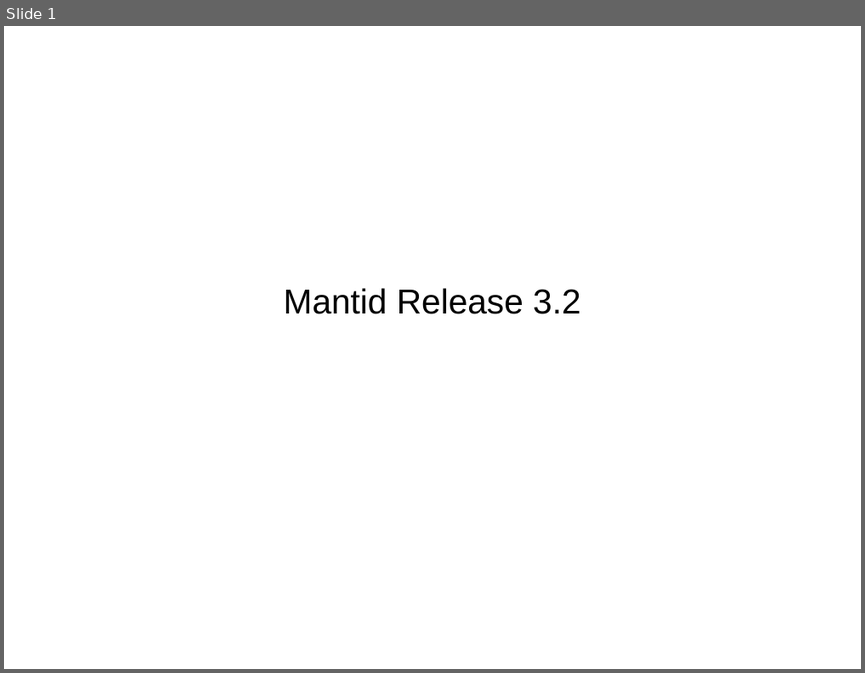
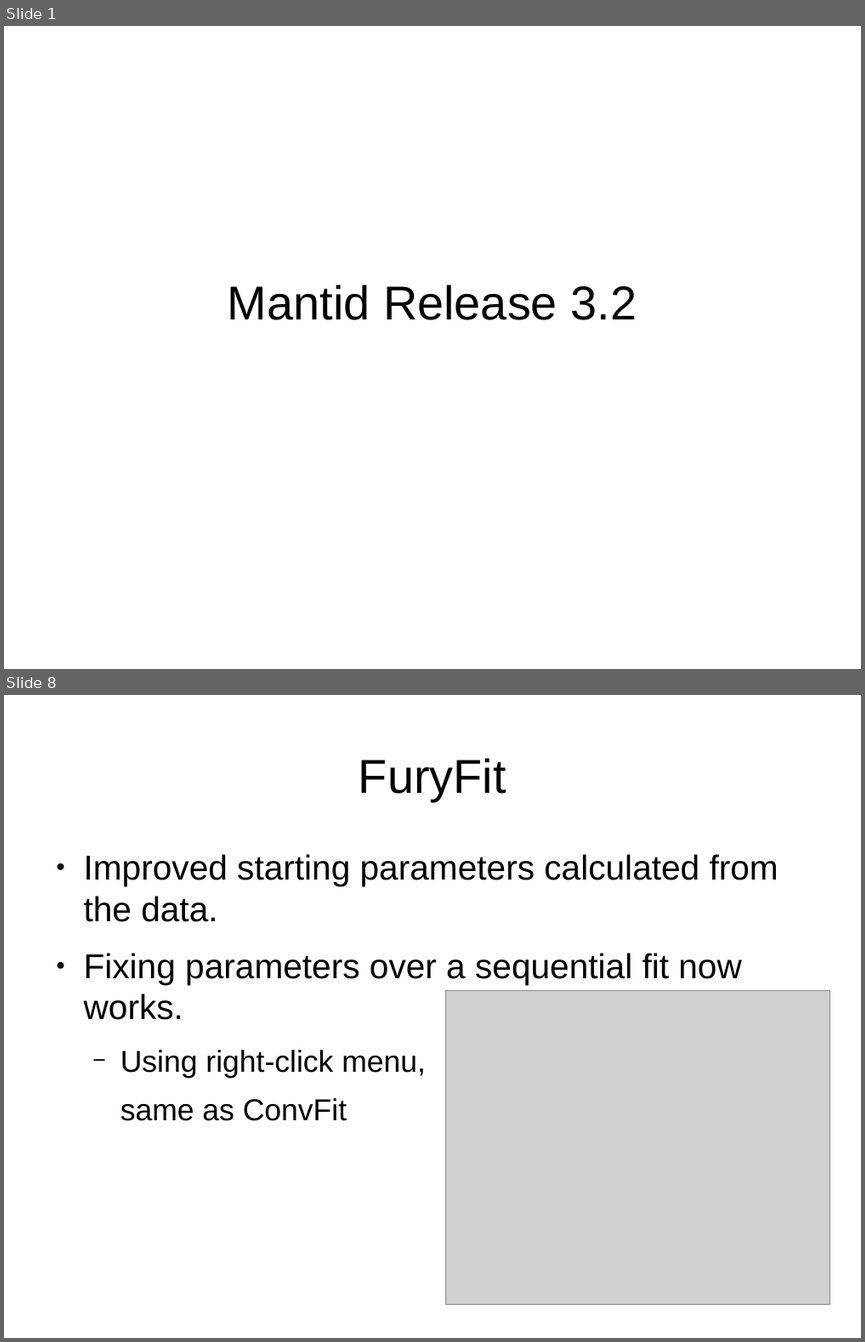
Before and after one commit to samueljackson92/documents, a slide deck: RAL/msg_presentation.odp. Shown one above the other, each under a label of ours: slide 1 before the commit, slides 1 and 8 after it; the slides between them are not shown. The pictures are 865x673 and 865x1342 pixels, drawn with LibreOffice and Linux fonts; fonts in the diff are those of the drawing; grey boxes stand for pictures. Boxes give left, top, right and bottom in pixels: in the first picture for what was removed or moved away, otherwise in the second. Text is boxed around its words. In the diff, an @@ line names an element or a change of style, - is before the commit and + after.

```diff
--- a/RAL/msg_presentation.odp
+++ b/RAL/msg_presentation.odp
@@ slide 8 added at [4,695,861,1338], background #FFFFFF @@
@@ title added at [358,758,506,801], 44 pt, text #000000 @@
+FuryFit
@@ text added at [84,854,778,1121], 32 pt, text #000000 @@
+● Improved starting parameters calculated from the data.
+● Fixing parameters over a sequential fit now works.
+  − Using right-click menu,
+  same as ConvFit
@@ picture added at [446,991,830,1304] @@
@@ slide 1 changed as well @@
@@ subtitle "Mantid Release 3.2" at [228,284,636,320]: size 32 to 44 pt @@
```
Also in this commit, not shown: 13 other slides added, 2 slides removed.
